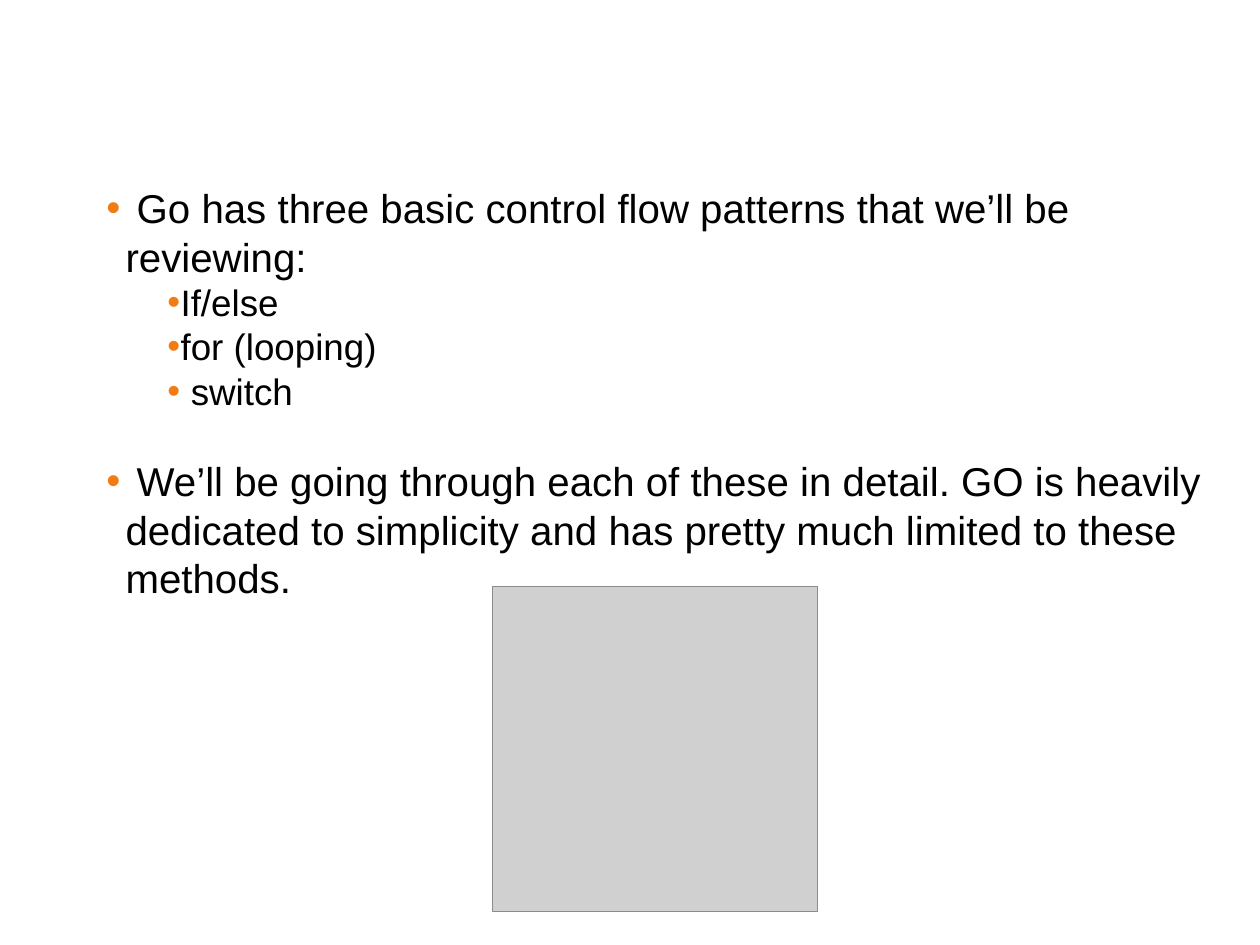
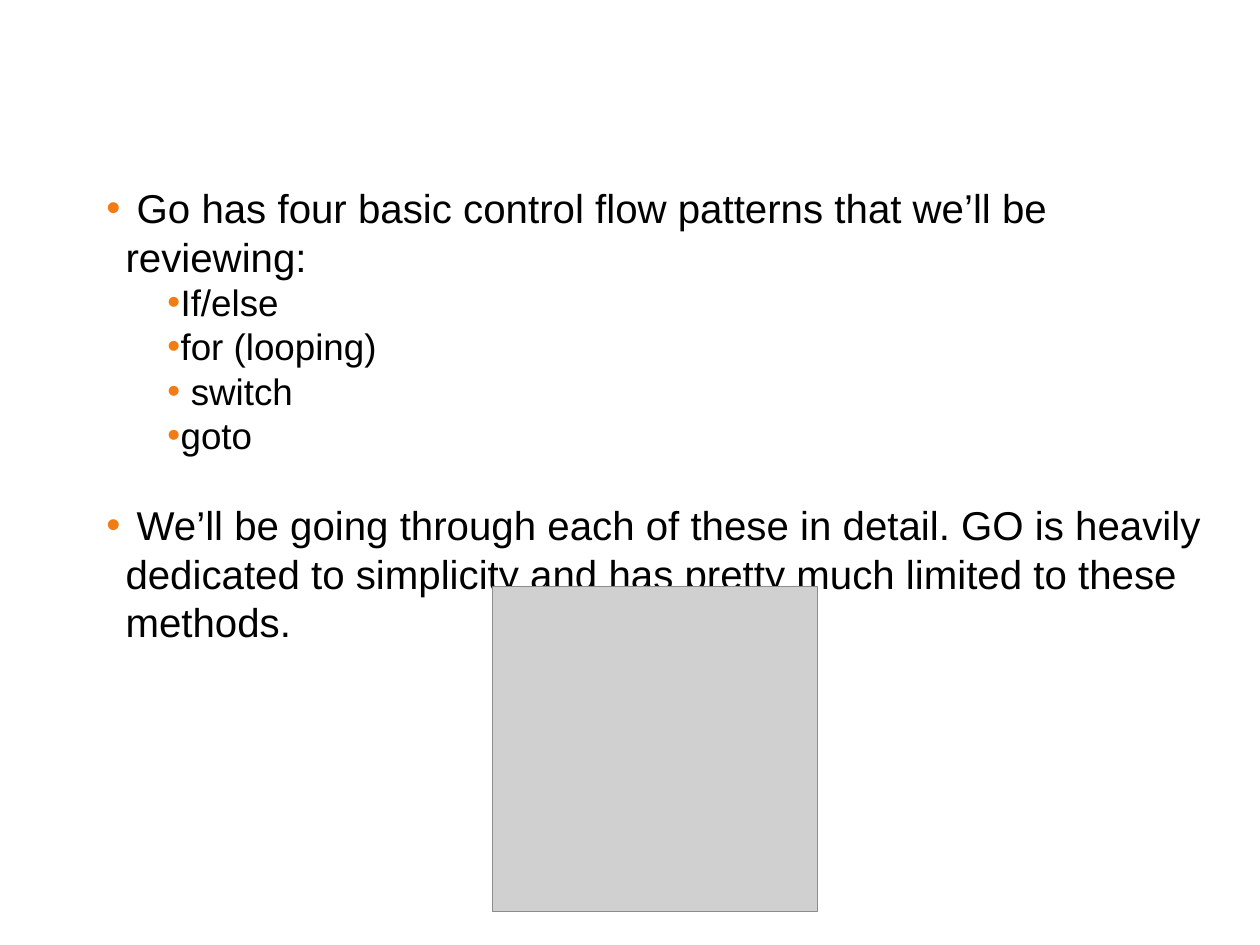
Before and after one commit to ferninphilly/golang_vmware, a slide deck: slide 3 of Module_Three/presentations/module_3_presentation.pptx. Drawn at 1260x945 pixels with LibreOffice and Linux fonts; fonts in the diff are those of the drawing; grey boxes stand for pictures; background and template pictures are left out. Boxes give left, top, right and bottom in pixels: in the first picture for what was removed or moved away, otherwise in the second. Text is boxed around its words. In the diff, an @@ line names an element or a change of style, - is before the commit and + after.

```diff
--- a/Module_Three/presentations/module_3_presentation.pptx
+++ b/Module_Three/presentations/module_3_presentation.pptx
@@ text at [126, 194, 1047, 280]: text changed @@
-  • Go has three basic control flow patterns that we’ll be reviewing:
+  • Go has four basic control flow patterns that we’ll be reviewing:
@@ text at [167, 425, 252, 456]: paragraph added @@
+    • goto
```
Also in this commit, not shown: 15 slides added, 1 slide removed, 1 other file.
